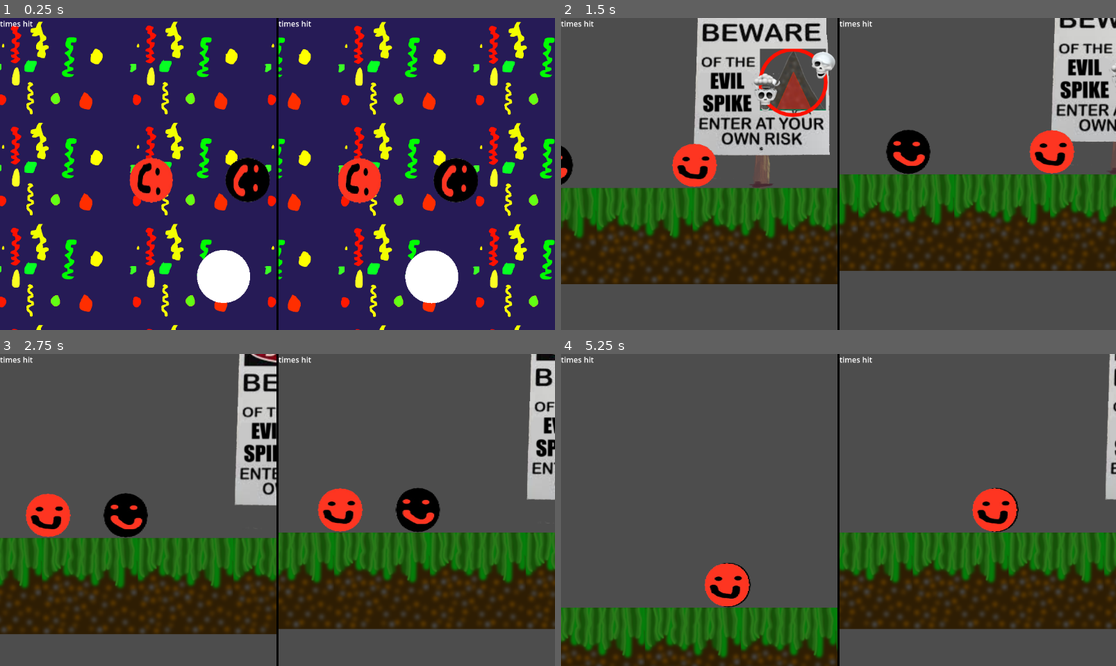
Above: before the commit, frames 1-4 (two rows, left to right).
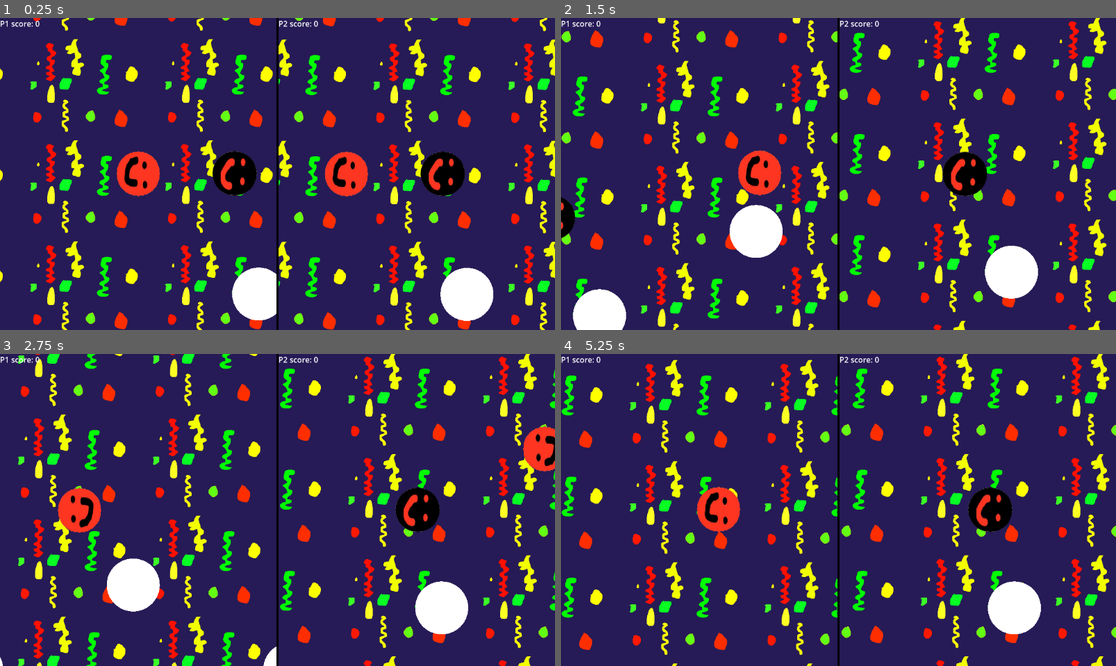
Above: after the commit, the same moments.

Repository: real-chicken-master/GDD112TempName
Game: Godot game, scene res://UI/splitscreen.tscn
Two runs of this game, one before a commit and one after it. Both use one fixed random seed, a clock stepped at 60 frames per second and the inputs below.
Inputs:
- Up to frame 1 (0.25 s): no input
- Up to frame 2 (1.5 s): hold D (right1) from 0.53 s (still down); tap Down (down2) at 0.6 s; tap W (up1) at 0.77 s; tap Left (left2) at 1.35 s
- Up to frame 3 (2.75 s): tap W (up1) at 1.52 s; release D (right1) at 2.03 s; hold A (left1) from 2.03 s (still down); tap Right (right2) at 2.1 s
- Up to frame 4 (5.25 s): release A (left1) at 2.78 s; hold D (right1) 2.78-4.28 s; tap Up (up2) at 2.85 s; tap W (up1) at 3.02, 3.77, 4.52 s; tap Down (down2) at 3.6 s; hold A (left1) 4.28-5.03 s; tap Left (left2) at 4.35 s; hold D (right1) from 5.03 s (still down); tap Right (right2) at 5.1 s

The runs differ from the first frame. In frame 1, 30% of the frame differs, in the area x 0-100%, y 0-100%; in frame 2, 99%; in frame 3, 99%; in frame 4, 99%.
Error before the commit: Cannot call method 'get_first_node_in_group' on a null value. (res://lobby/main_lobby.gd:2)

Commit message:
fixed score system

Diff:
--- a/lobby/main_lobby.gd
+++ b/lobby/main_lobby.gd
@@ -1,6 +1,6 @@
 extends Node2D
-var p1_Text = get_tree().get_first_node_in_group("p1hitcounter")
-var p2_Text = get_tree().get_first_node_in_group("p2hitcounter")
+@onready var p1_Text = get_tree().get_first_node_in_group("p1hitcounter")
+@onready var p2_Text = get_tree().get_first_node_in_group("p2hitcounter")
 var start_pos = [Vector2(0,0),Vector2(200,0)]
 # Called when the node enters the scene tree for the first time.
 func _ready():
